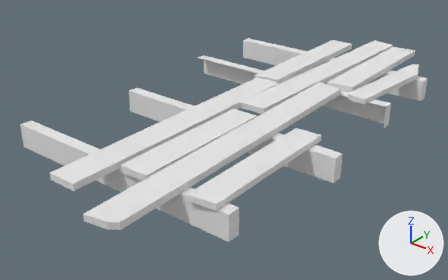
Before and after pictures for a commit that changed the FBX model Assets/Art/Models/envierment/scaffold2.fbx.
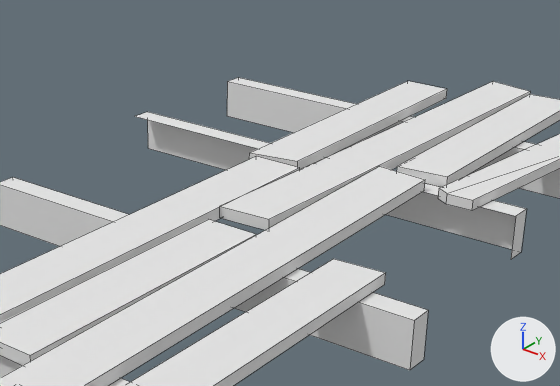
Old and new are each drawn whole from a 50 mm camera at (3.68, -5.65, 3.04) aimed at (-0.48, -0.45, -0.18) and again close up on the part from 29% to 91% of the width and 0% to 68% of the height. The lights are fixed; the arrows at lower right show +X, +Y and +Z. The last two pictures show the newer version. The close-ups show mesh edges as thin lines. Where no turn or scale is listed for an object, it has been applied to the vertices.

The scene before the commit, as lines of its bpy script (objects in view):
```python
me_scaffold2 = bpy.data.meshes.new('scaffold2')
me_scaffold2.from_pydata(...)  # 101 vertices, 60 faces; spans x -1.87..1.19, y -3.05..2.8, z -0.01..0.34
me_scaffold2.materials.append(mat_atlas2_3)  # its picture is missing
ob_scaffold2 = bpy.data.objects.new('scaffold2', me_scaffold2)
ob_scaffold2.location = (0.0, 0.0, 0.0)
```
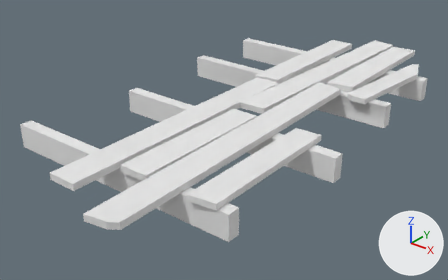
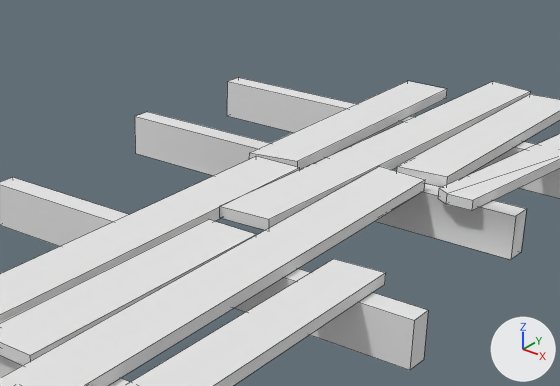
Changed parts and their boxes [x1, y1, x2, y2] in the close-ups (560 x 386 px):
part 1 of me_scaffold2, added
    after: [135, 117, 516, 260]

The change, as a diff of the scene's bpy script:
```diff
--- a/Assets/Art/Models/envierment/scaffold2.fbx.py
+++ b/Assets/Art/Models/envierment/scaffold2.fbx.py
@@ me_scaffold2 @@
 # used by ob_scaffold2; location = (0.0, 0.0, 0.0)
-me_scaffold2.from_pydata(...)  # 101 vertices, 60 faces; spans x -1.87..1.19, y -3.05..2.8, z -0.01..0.34
+me_scaffold2.from_pydata(...)  # 102 vertices, 78 faces; spans x -1.87..1.19, y -3.05..2.8, z -0.01..0.34
+# me_scaffold2 part 1
+# 1 vertex is added at (-1.87, 0.68, -0.01)
+# 18 new faces join them
 me_scaffold2.materials.append(mat_atlas2_3)
```
